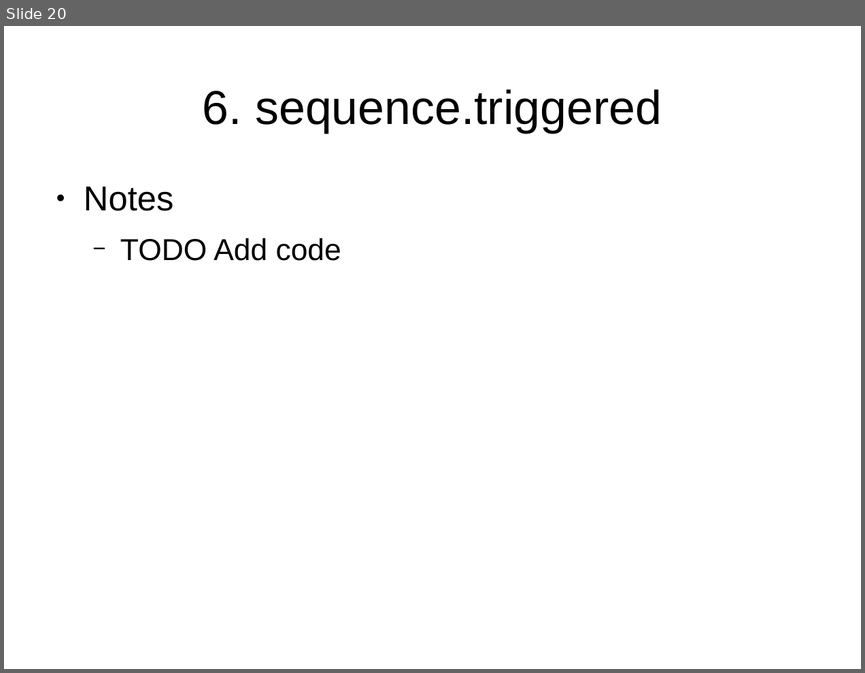
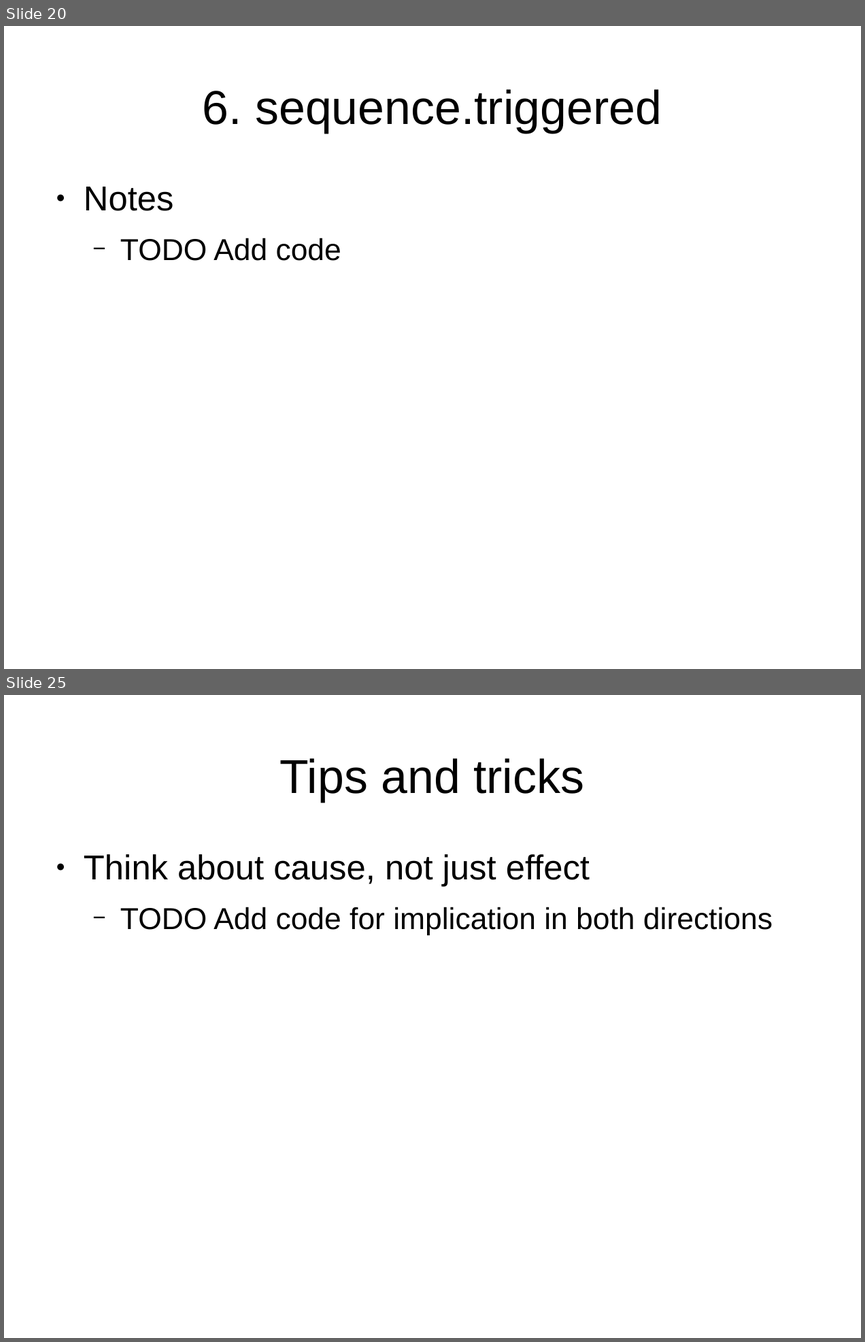
Before and after one commit to verification-gentleman-blog/getting-started-with-sva, a slide deck: presentation.odp. Shown one above the other, each under a label of ours: slide 20 before the commit, slides 20 and 25 after it; the slides between them are not shown. The pictures are 865x673 and 865x1342 pixels, drawn with LibreOffice and Linux fonts; fonts in the diff are those of the drawing. Boxes give left, top, right and bottom in pixels: in the first picture for what was removed or moved away, otherwise in the second. Text is boxed around its words. In the diff, an @@ line names an element or a change of style, - is before the commit and + after.

Commit message:
Add 'Tips and Tricks' section

```diff
--- a/presentation.odp
+++ b/presentation.odp
@@ slide 25 added at (4,695,861,1338), background #FFFFFF @@
@@ title added at (280,758,584,802), 44 pt, text #000000 @@
+Tips and tricks
@@ text added at (84,854,772,935), 28 pt, text #000000 @@
+● Think about cause, not just effect
+  − TODO Add code for implication in both directions
```
Also in this commit, not shown: 4 other slides added.
